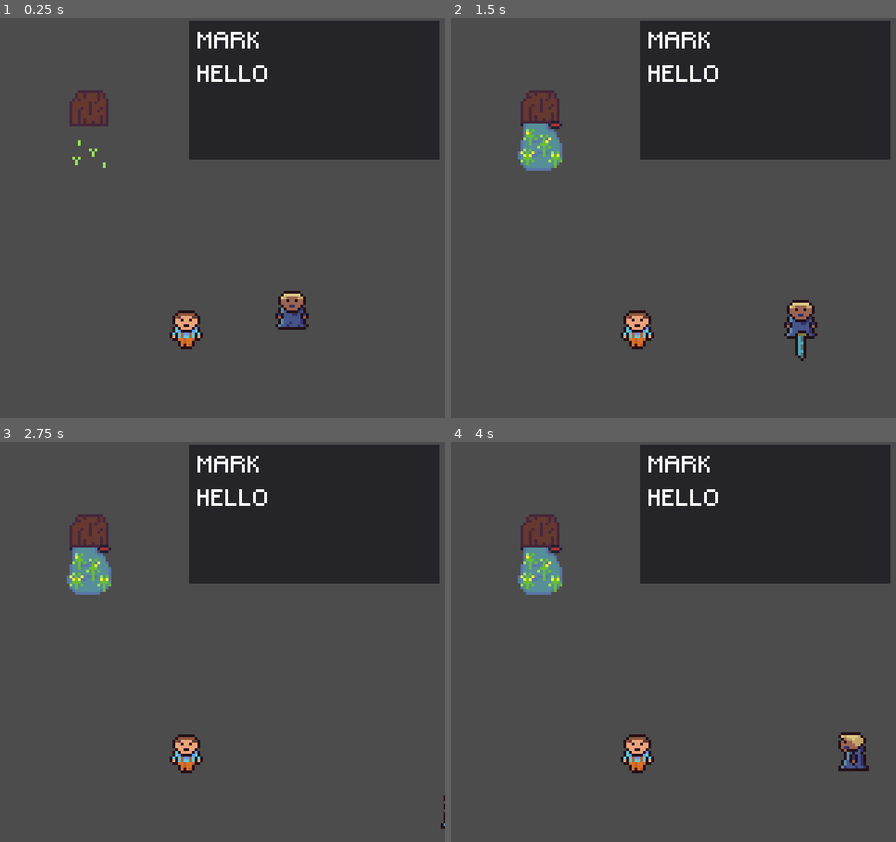
Above: before the commit, frames 1-4 (two rows, left to right).
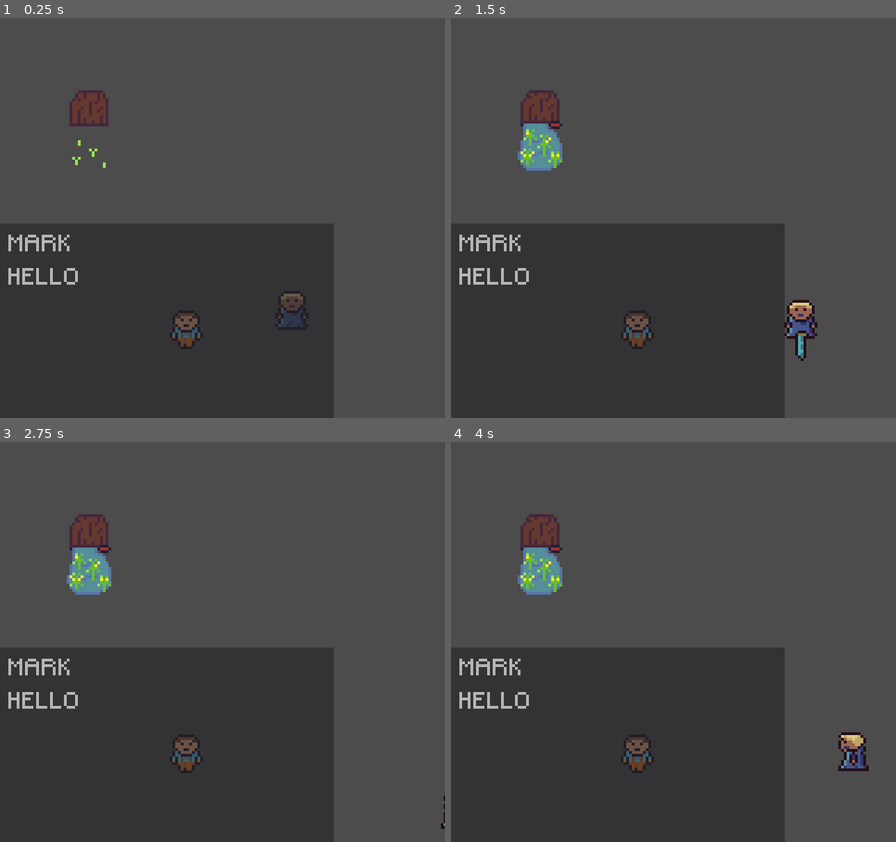
Above: after the commit, the same moments.

Repository: garrettwidner/Zeldalike
Game: Godot game, scene res://dialogue_test/StoryTestScene.tscn
Same seed, same stepped clock (60 frames per second), same inputs: the game is played once before the commit and once after it. This scene is started directly instead of the project's main scene.
Inputs:
- Up to frame 1 (0.25 s): no input
- Up to frame 2 (1.5 s): tap Enter at 0.5 s; hold Right (right) 0.53-1.28 s; tap J (a) at 0.6 s; tap K (b) at 0.8, 1.35 s; hold Down (down) from 1.28 s (still down)
- Up to frame 3 (2.75 s): tap L (c) at 1.55 s; release Down (down) at 2.03 s; hold Right (right) from 2.03 s (still down); hold L (c) from 2.03 s (still down); tap J (a) at 2.3 s
- Up to frame 4 (4 s): release Right (right) at 2.78 s; release L (c) at 2.78 s; hold Up (up) 2.78-3.53 s; tap J (a) at 2.85 s; tap K (b) at 3.05, 3.6 s; tap Space at 3.5 s; hold Left (left) from 3.53 s (still down); hold L (c) from 3.53 s (still down)

The runs differ from the first frame. In frame 1, 56% of the frame differs, in the area x 0-99%, y 0-100%; in frame 2, 56%; in frame 3, 56%; in frame 4, 56%.

Commit message:
Finished init_dialogue() basic functionality

Diff:
--- a/zeldalike/dialogue/dialogueparser.gd
+++ b/zeldalike/dialogue/dialogueparser.gd
@@ -3,6 +3,8 @@
 var sceneStory = {}
 var events = {}
 var experiences = {}
+
+var panelNode
 
 var isDialogueEvent
 var initStory
@@ -18,17 +20,51 @@
 	events = load_file_as_JSON("dialogue/story/events.json")
 	experiences = load_file_as_JSON("dialogue/story/experiences.json")
 
+	panelNode = get_node("../dialogue_box")
 
+	if(panelNode.is_visible()):
+		panelNode.hide()
+
+func _process(delta):
+	if Input.is_action_just_pressed("a"):
+		#cycle or start dialogue
+		pass
+
+func on_button_pressed(target):
+	if(isEnd):
+		panelNode.hide()
+	var textToShow = ""
+
+func set_next_dialogue(target):
+	pass
+
+
+#  ??????????????????   ---- This has been logically completed, it should work
+func init_dialogue(target):
+
+	isDialogueEvent = false
+	initStory = null
+	currDialogue = null
+	currChoices = []
+	isChoice = false
+	isChoiceDialogue = false
+	isEnd = false
+
+	var dialogue_branch = choose_dialogue_branch(target)
+	get_node("../" + target).update_experiences(experiences)
+
+	initStory = sceneStory["data"][dialogue_branch]
+	currDialogue = initStory["0"]["content"]
+	panelNode.get_node("MarginContainer/VBoxContainer/text").set_text(currDialogue[0])
+
+	#within here, make sure to check whether the story branch has an 'experiences'
+	#field associated with it and if so, flip the experience to true or false depending on specifications
+
+	pass
 
 func choose_dialogue_branch(target):
 	var possibleBranches = look_up_events(target)
 	var dialogue = choose_dialogue(possibleBranches)
-
-	#check if contains hasbeenused flag
-	#check if it has no flags, no conditions, meaning it's the default
-
-
-	#
 
 #Returns a dictionary of event information based on the target name
 func look_up_events(target):
@@ -68,26 +104,3 @@
 	var filedict = parse_json(file.get_as_text())
 	assert filedict.size() > 0
 	return filedict
-
-func _process(delta):
-	if Input.is_action_just_pressed("a"):
-		#cycle or start dialogue
-		pass
-
-func init_dialogue(target):
-
-	isDialogueEvent = false
-	initStory = null
-	currDialogue = null
-	currChoices = []
-	isChoice = false
-	isChoiceDialogue = false
-	isEnd = false
-
-	var dialogue_branch = choose_dialogue_branch(target)
-	get_node("../" + target).update_experiences(experiences)
-
-	#within here, make sure to check whether the story branch has an 'experiences'
-	#field associated with it and if so, flip the experience to true or false depending on specifications
-
-	pass
--- a/zeldalike/dialogue_test/StoryTestScene.tscn
+++ b/zeldalike/dialogue_test/StoryTestScene.tscn
@@ -23,7 +23,7 @@
 position = Vector2( 66.9789, 112.177 )
 
 [node name="dialogue_box" parent="." instance=ExtResource( 6 )]
-margin_left = 67.8213
-margin_top = 1.14933
-margin_right = 67.8213
-margin_bottom = 1.14933
+margin_left = 0.36039
+margin_top = 73.8806
+margin_right = 0.36039
+margin_bottom = 73.8806
--- a/zeldalike/dialogue_test/dialogue_box.tscn
+++ b/zeldalike/dialogue_test/dialogue_box.tscn
@@ -15,8 +15,9 @@
 anchor_bottom = 1.0
 
 [node name="Panel" type="Panel" parent="."]
-margin_right = 90.0
-margin_bottom = 50.0
+modulate = Color( 1, 1, 1, 0.643137 )
+margin_right = 120.0
+margin_bottom = 70.0
 
 [node name="MarginContainer" type="MarginContainer" parent="Panel"]
 anchor_right = 1.0
@@ -29,13 +30,13 @@
 [node name="VBoxContainer" type="VBoxContainer" parent="Panel/MarginContainer"]
 margin_left = 3.0
 margin_top = 3.0
-margin_right = 87.0
-margin_bottom = 47.0
+margin_right = 117.0
+margin_bottom = 67.0
 size_flags_horizontal = 3
 size_flags_vertical = 3
 
 [node name="name" type="Label" parent="Panel/MarginContainer/VBoxContainer"]
-margin_right = 84.0
+margin_right = 114.0
 margin_bottom = 8.0
 size_flags_vertical = 1
 custom_fonts/font = SubResource( 1 )
@@ -45,8 +46,8 @@
 
 [node name="text" type="Label" parent="Panel/MarginContainer/VBoxContainer"]
 margin_top = 12.0
-margin_right = 84.0
-margin_bottom = 44.0
+margin_right = 114.0
+margin_bottom = 64.0
 size_flags_horizontal = 3
 size_flags_vertical = 3
 custom_fonts/font = SubResource( 2 )
